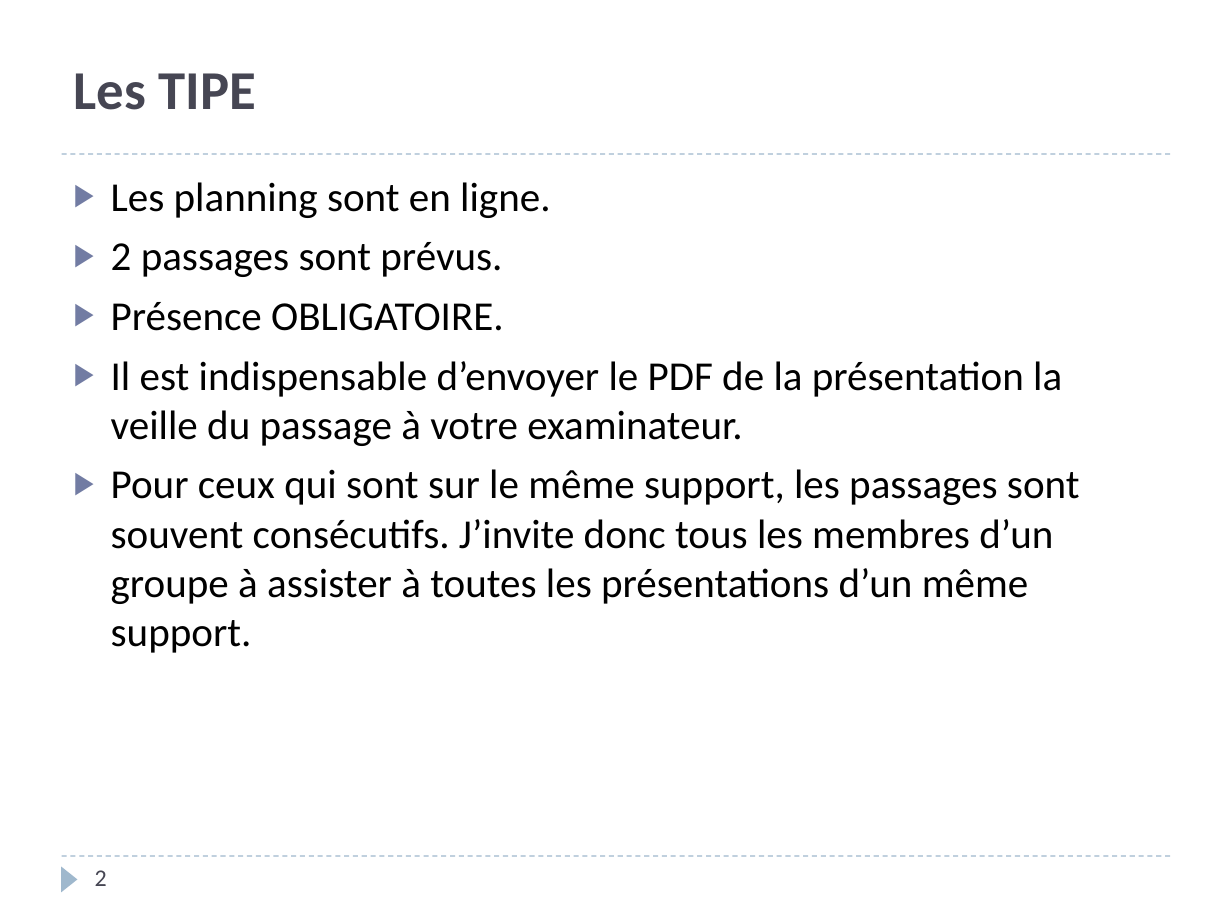
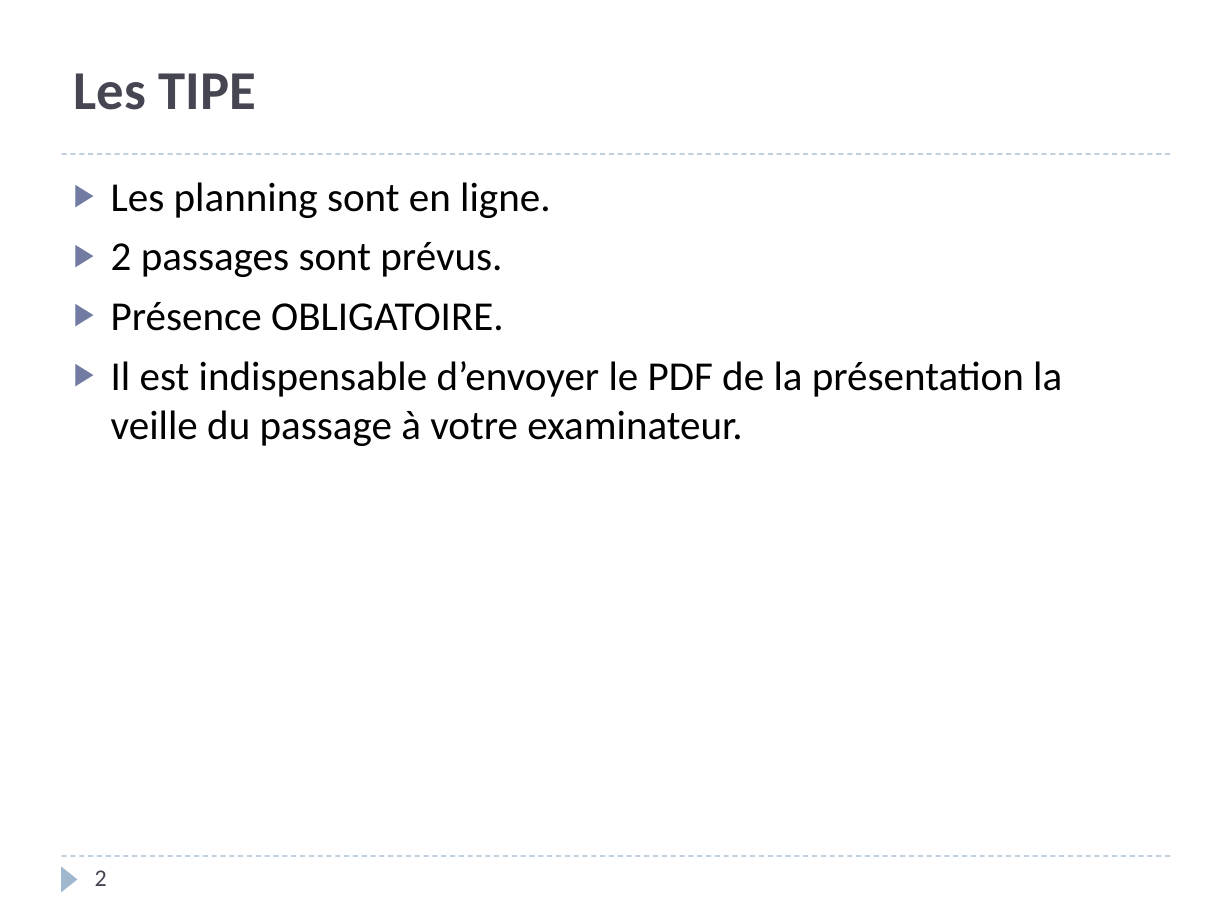
Before and after one commit to xpessoles/PSI, a slide deck: slide 2 of PreparationOral/PreparationOral.pptx. Drawn at 1232x924 pixels with LibreOffice and Linux fonts; fonts in the diff are those of the drawing. Boxes give left, top, right and bottom in pixels: in the first picture for what was removed or moved away, otherwise in the second. Text is boxed around its words. In the diff, an @@ line names an element or a change of style, - is before the commit and + after.

```diff
--- a/PreparationOral/PreparationOral.pptx
+++ b/PreparationOral/PreparationOral.pptx
@@ text at <box>111,469,1080,653</box>: paragraph removed @@
-▶ Pour ceux qui sont sur le même support, les passages sont souvent consécutifs. J’invite donc tous les membres d’un groupe à assister à toutes les présentations d’un même support.
```
Also in this commit, not shown: 3 other slides changed, 2 other files.
